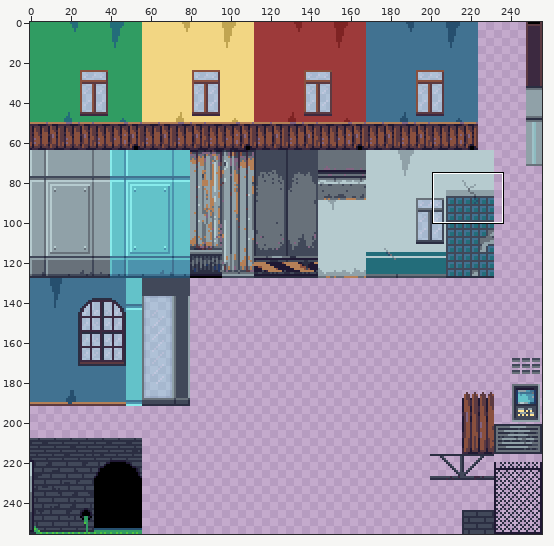
Two states of a pixel-art file, Assets/Tileset/Rooms.ase. The first picture is a wide view before the edit; the outline marks the close-up.
Close-up. The starting point:
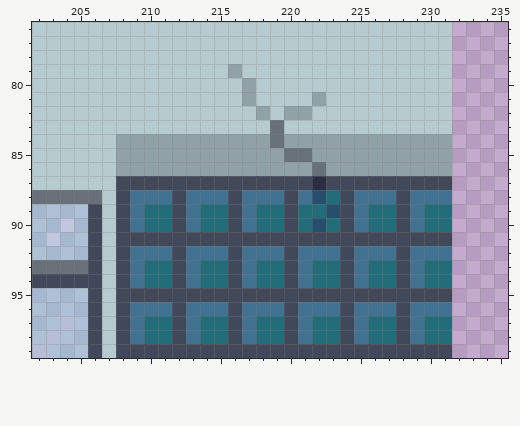
256x256 pixels, 1 frame. Shown: x 202..235, y 76..99.
Now the later version:
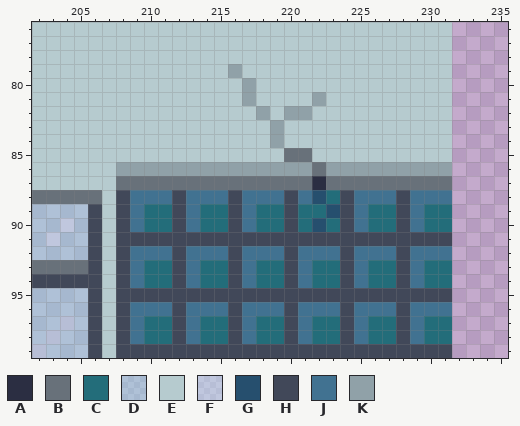
Palette (. is transparent): A #2b2e42  B #68717a  C #236d7a  D #88ebeb5a  E #b6cbcf  F #b8fdff5a  G #264f6e  H #414859  J #417291  K #90a1a8
Edits made:
{"where": "layer \"Walls\""}
{"y":83,"x":219,"old":"B","new":"K"}
{"y":84,"x":208,"old":"KKKKKKKKKKKBKKKKKKKKKKKK","new":"EEEEEEEEEEEKEEEEEEEEEEEE"}
{"y":85,"x":208,"old":"KKKKKKKKKKKK","new":"EEEEEEEEEEEE"}
{"y":85,"x":222,"old":"KKKKKKKKKK","new":"EEEEEEEEEE"}
{"y":87,"x":208,"old":"HHHHHHHHHHHHHH","new":"BBBBBBBBBBBBBB"}
{"y":87,"x":223,"old":"HHHHHHHHH","new":"BBBBBBBBB"}
